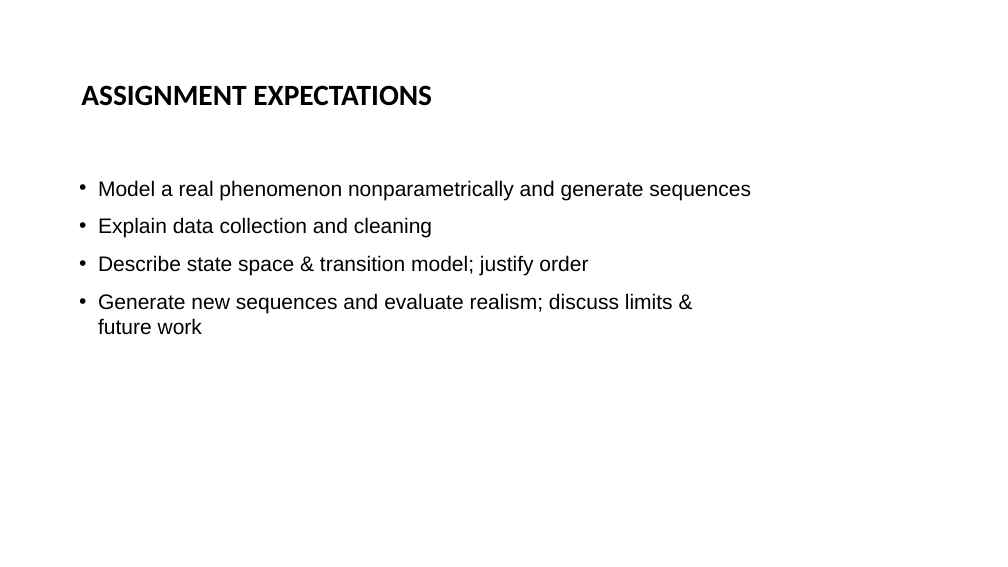
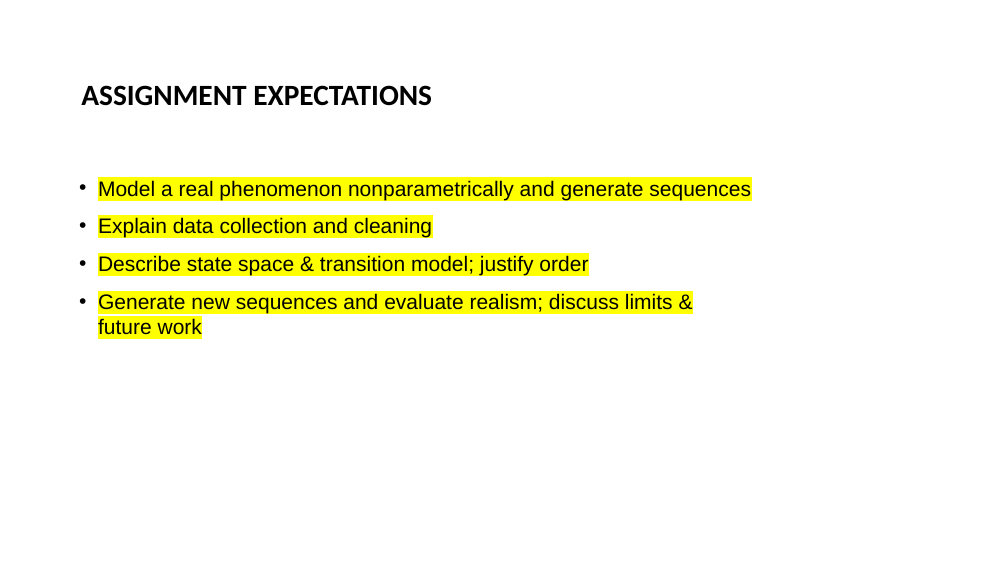
Before and after one commit to andersone17/MARKOV_MUSIC_GENERATOR, a slide deck: slide 2 of C2_Markov_Music_Generator_Presentation.pptx. Drawn at 1008x567 pixels with LibreOffice and Linux fonts; fonts in the diff are those of the drawing; background and template pictures are left out. Boxes give left, top, right and bottom in pixels: in the first picture for what was removed or moved away, otherwise in the second. Text is boxed around its words. In the diff, an @@ line names an element or a change of style, - is before the commit and + after.

```diff
--- a/C2_Markov_Music_Generator_Presentation.pptx
+++ b/C2_Markov_Music_Generator_Presentation.pptx
@@ text "Model a real phenomenon nonparametrically ..." at box(98, 180, 751, 335): highlight none to #FFFF00 @@
```
Also in this commit, not shown: 4 other slides changed, 2 slides added, 7 slides removed.
